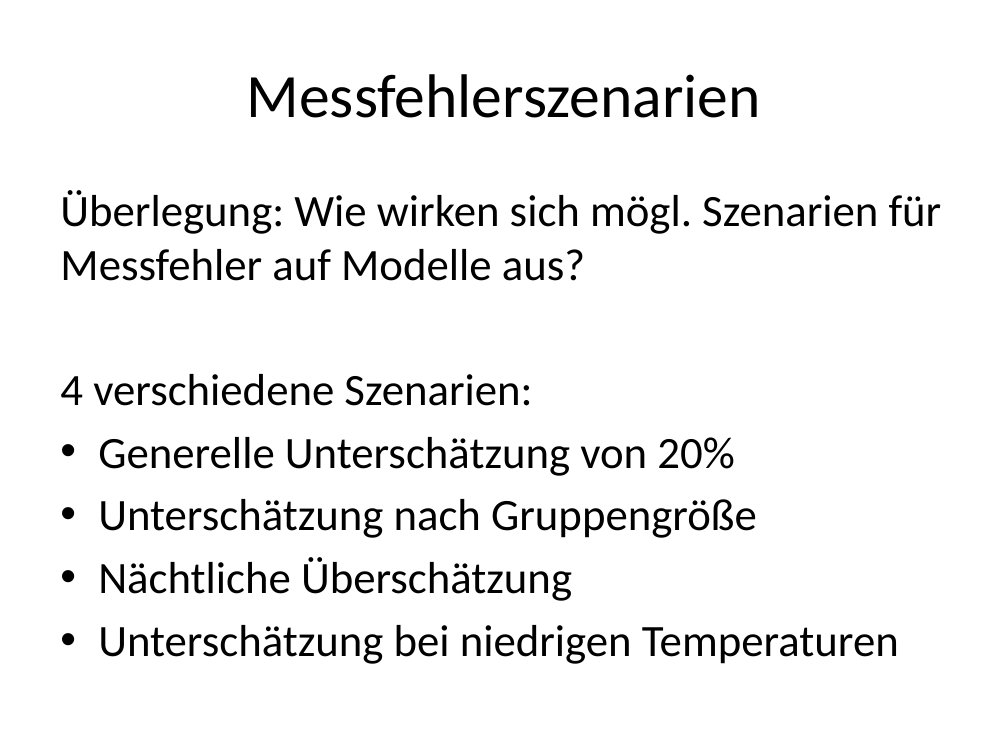
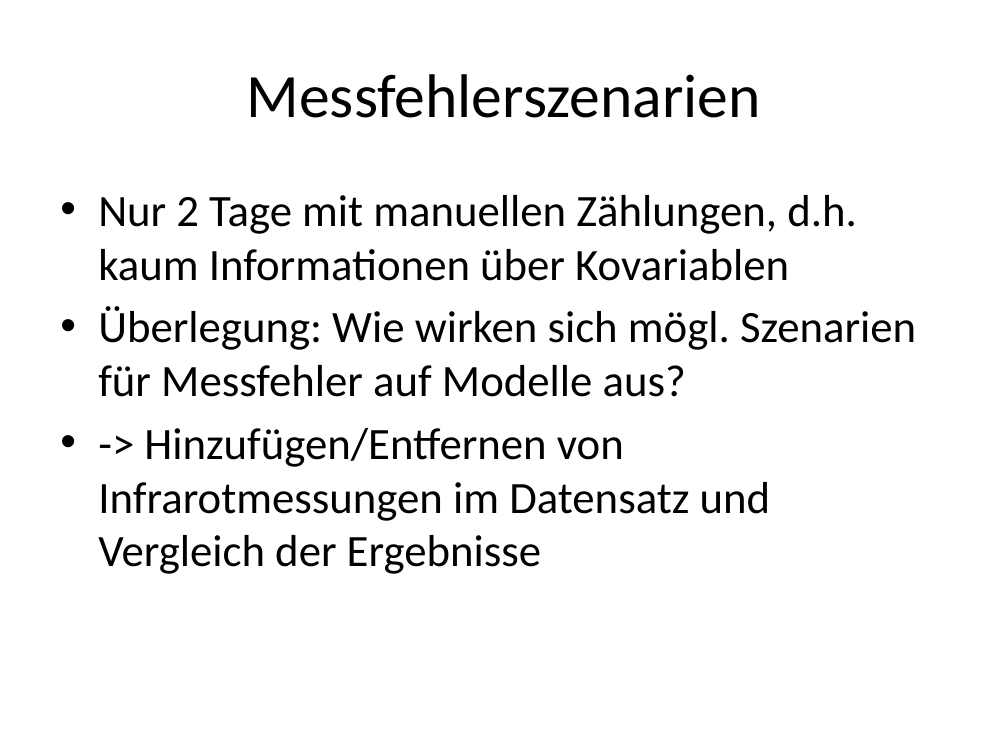
Before and after one commit to leavanh/LVS, a slide deck: slide 4 of Organisatorisches/messfehlerfolien.pptx. Drawn at 1008x756 pixels with LibreOffice and Linux fonts; fonts in the diff are those of the drawing. Boxes give left, top, right and bottom in pixels: in the first picture for what was removed or moved away, otherwise in the second. Text is boxed around its words. In the diff, an @@ line names an element or a change of style, - is before the commit and + after.

```diff
--- a/Organisatorisches/messfehlerfolien.pptx
+++ b/Organisatorisches/messfehlerfolien.pptx
@@ text at (98,195,857,281): paragraph added @@
+• Nur 2 Tage mit manuellen Zählungen, d.h. kaum Informationen über Kovariablen
@@ text at (98,306,916,397): bullet none to • @@
@@ text at (98,428,771,574): text changed @@
-4 verschiedene Szenarien:
-• Generelle Unterschätzung von 20%
-• Unterschätzung nach Gruppengröße
-• Nächtliche Überschätzung
-• Unterschätzung bei niedrigen Temperaturen
+• -> Hinzufügen/Entfernen von Infrarotmessungen im Datensatz und Vergleich der Ergebnisse
```
Also in this commit, not shown: 10 slides added, 6 slides removed, 3 other files.
